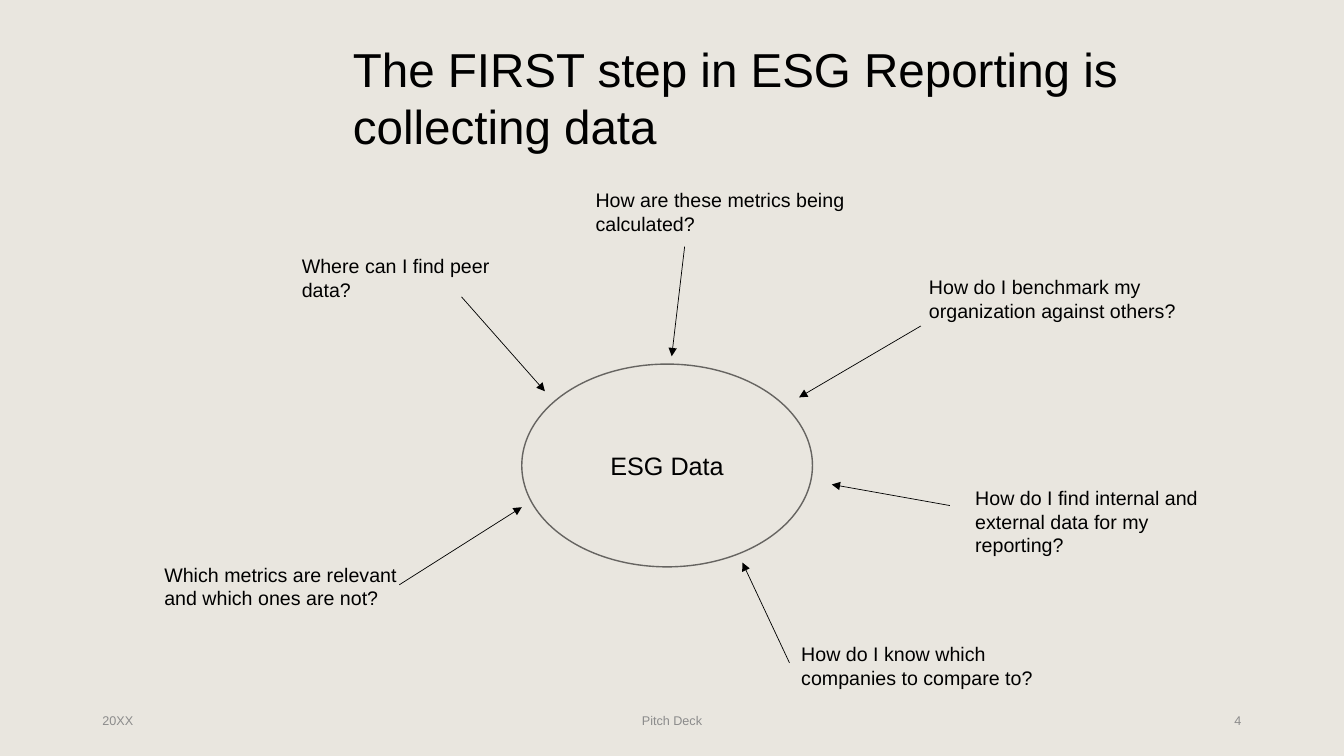
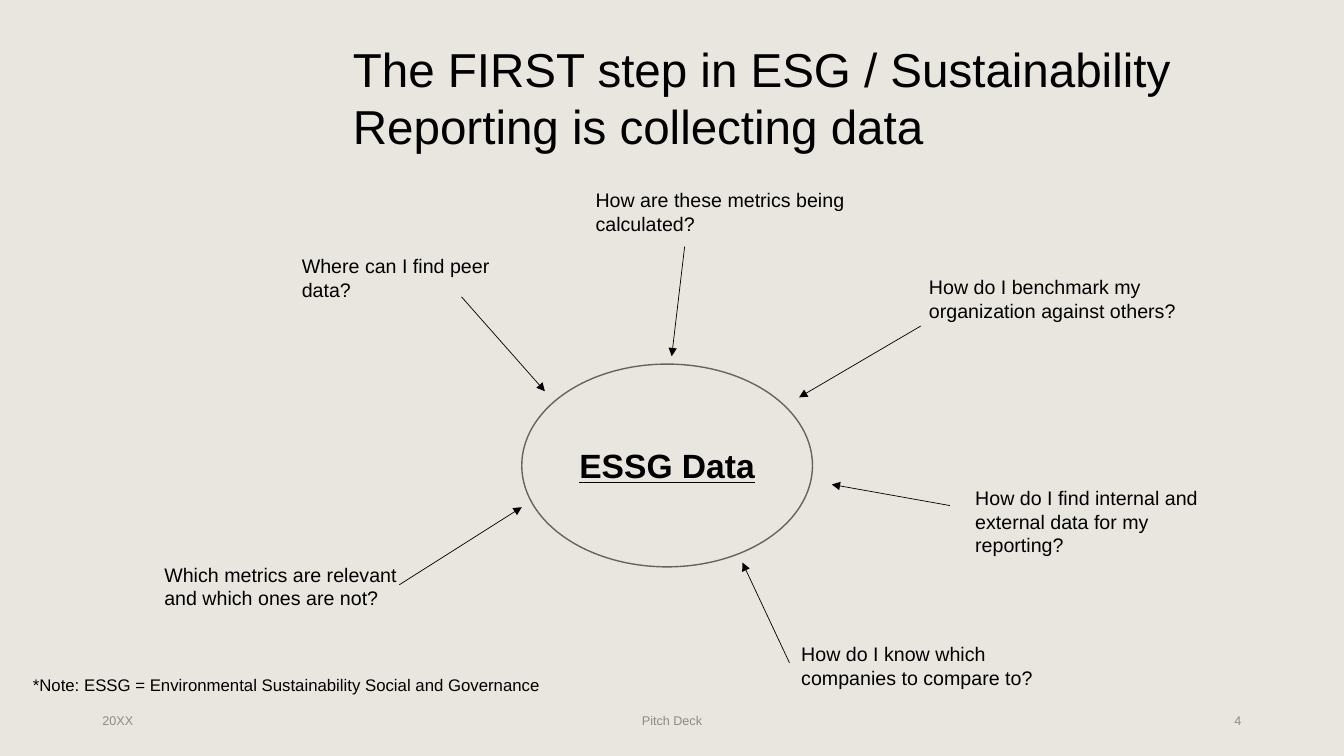
Before and after one commit to Protagonist888/LearnH2, a slide deck: slide 4 of Pitch Decks/DecarbX_PitchDeck_V7.pptx. Drawn at 1344x756 pixels with LibreOffice and Linux fonts; fonts in the diff are those of the drawing; background and template pictures are left out. Boxes give left, top, right and bottom in pixels: in the first picture for what was removed or moved away, otherwise in the second. Text is boxed around its words. In the diff, an @@ line names an element or a change of style, - is before the commit and + after.

```diff
--- a/Pitch Decks/DecarbX_PitchDeck_V7.pptx
+++ b/Pitch Decks/DecarbX_PitchDeck_V7.pptx
@@ text at <box>353,52,1170,154</box>: text changed @@
-The FIRST step in ESG Reporting is collecting data
+The FIRST step in ESG / Sustainability Reporting is collecting data
@@ text in ellipse at <box>579,454,755,483</box>: text changed; size 18 to 24 pt; bold on @@
-ESG Data
+ESSG Data
@@ text added at <box>33,679,539,695</box>, 12 pt, text #000000 @@
+*Note: ESSG = Environmental Sustainability Social and Governance
```
Also in this commit, not shown: 2 other slides changed, 5 slides added.
